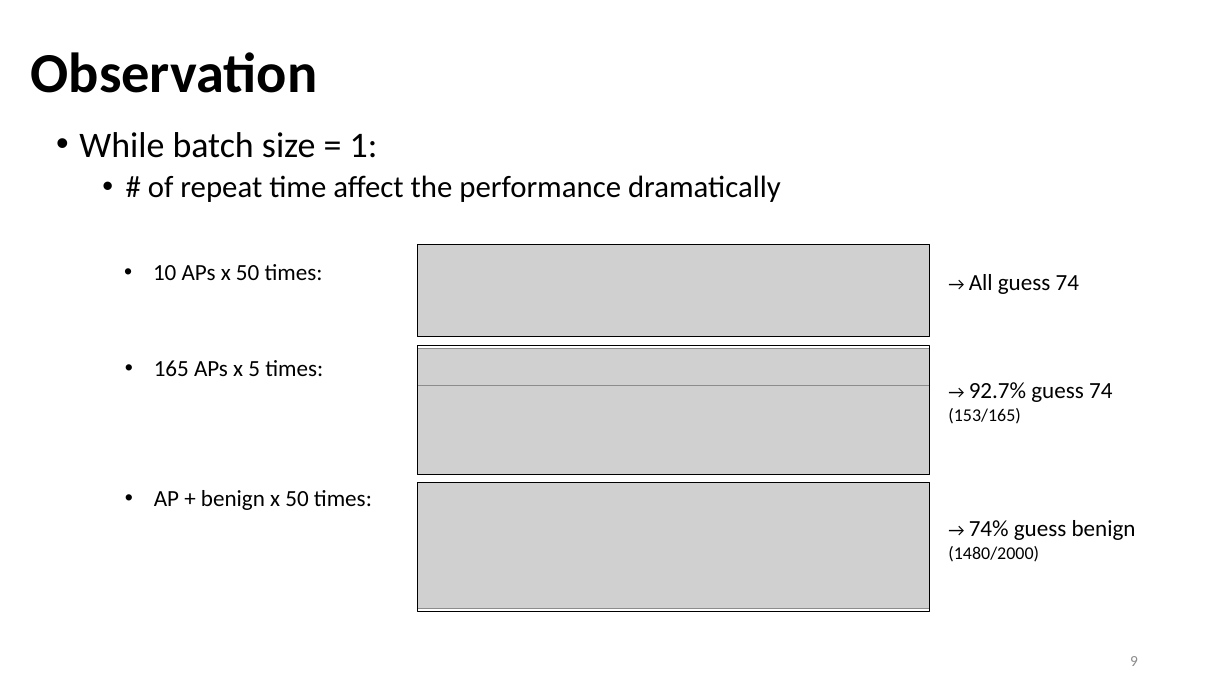
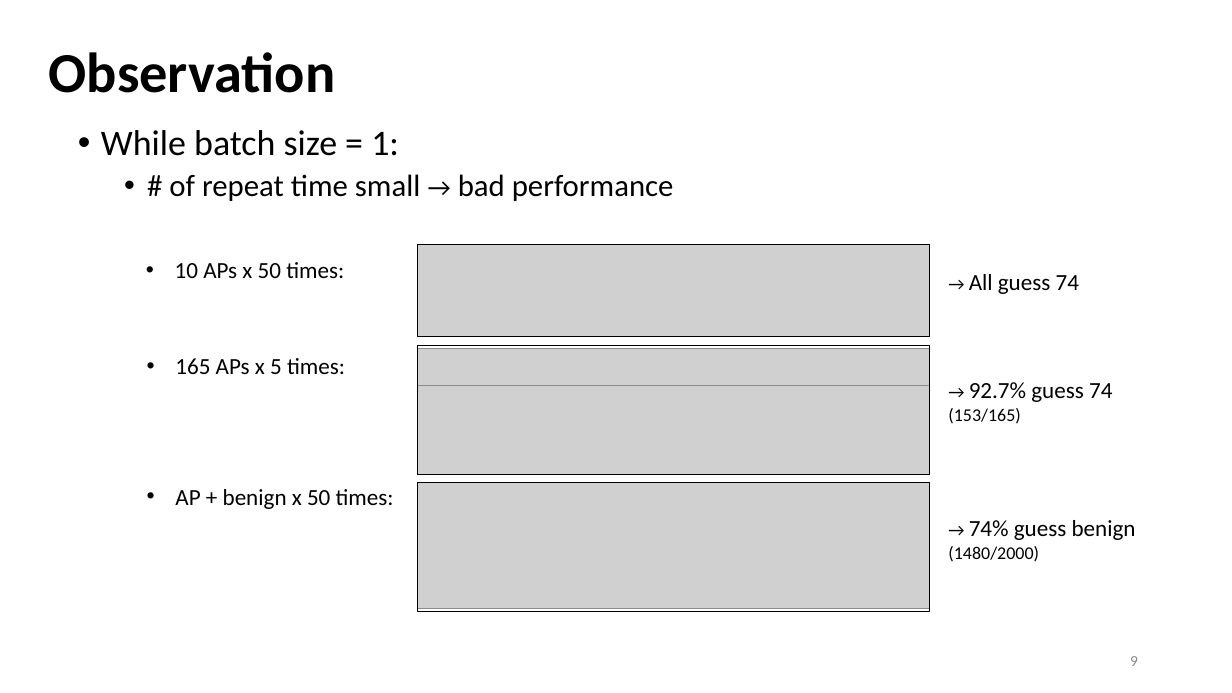
Before and after one commit to Bai1026/Intern-IIS, a slide deck: slide 9 of Meeting/Presentation_0816.pptx. Drawn at 1232x693 pixels with LibreOffice and Linux fonts; fonts in the diff are those of the drawing; grey boxes stand for pictures. Boxes give left, top, right and bottom in pixels: in the first picture for what was removed or moved away, otherwise in the second. Text is boxed around its words. In the diff, an @@ line names an element or a change of style, - is before the commit and + after.

```diff
--- a/Meeting/Presentation_0816.pptx
+++ b/Meeting/Presentation_0816.pptx
@@ 4 texts, 1 title: place and size @@
-4 texts, 1 title at <box>31,52,781,510</box>
+4 texts, 1 title at <box>49,52,674,509</box>
@@ text at <box>169,174,674,201</box>: text changed @@
-  • # of repeat time affect the performance dramatically
+  • # of repeat time small → bad performance
```
Also in this commit, not shown: 4 other slides changed, 14 other files.
